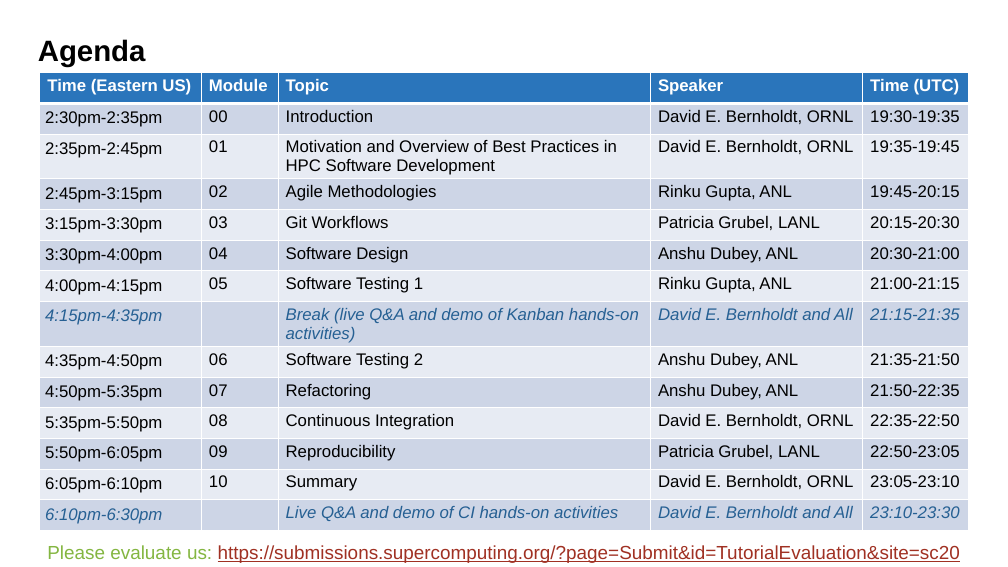
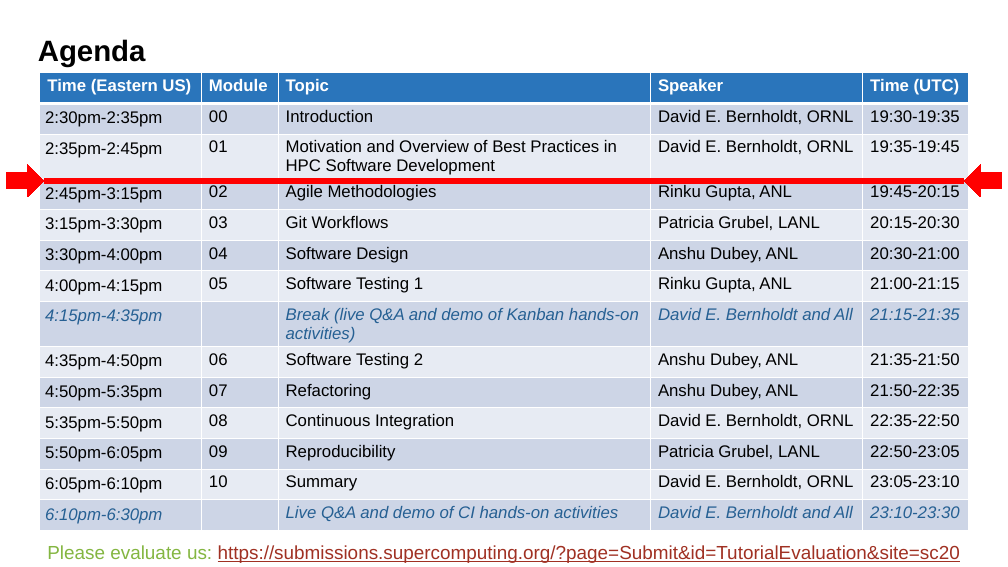
Before and after one commit to betterscientificsoftware/bssw-tutorial, a slide deck: slide 13 of presentations/01-overview.pptx. Drawn at 1008x567 pixels with LibreOffice and Linux fonts; fonts in the diff are those of the drawing. Boxes give left, top, right and bottom in pixels: in the first picture for what was removed or moved away, otherwise in the second. Text is boxed around its words. In the diff, an @@ line names an element or a change of style, - is before the commit and + after.

```diff
--- a/presentations/01-overview.pptx
+++ b/presentations/01-overview.pptx
@@ right arrow added at [7,165,44,197], fill #FF0000, outline #FF0000 0.75 pt @@
@@ right arrow added at [964,165,1001,197], fill #FF0000, outline #FF0000 0.75 pt @@
@@ line added from (44, 181) to (964, 181), #FF0000 6 pt @@
```
Also in this commit, not shown: 5 other slides changed, 8 other files.
